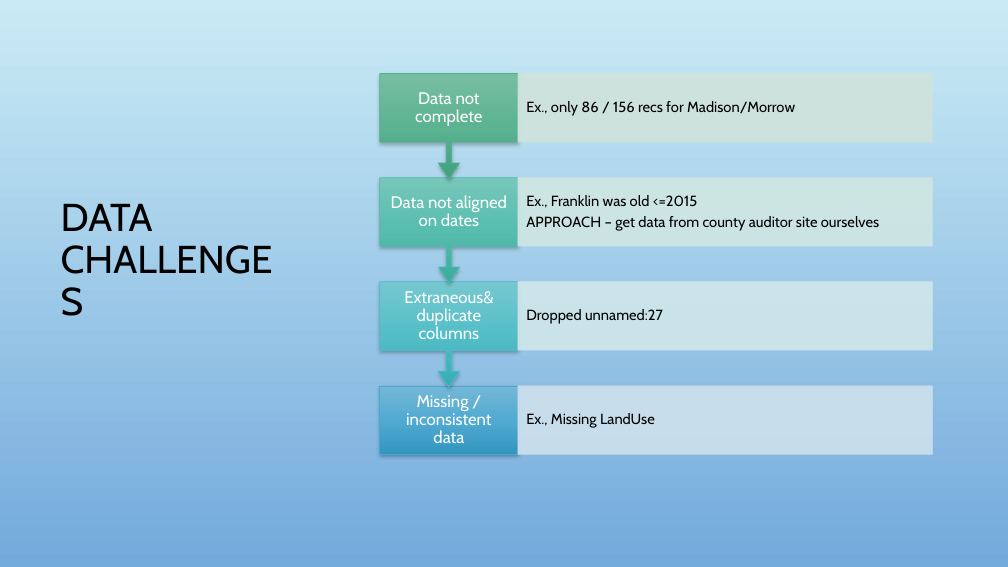
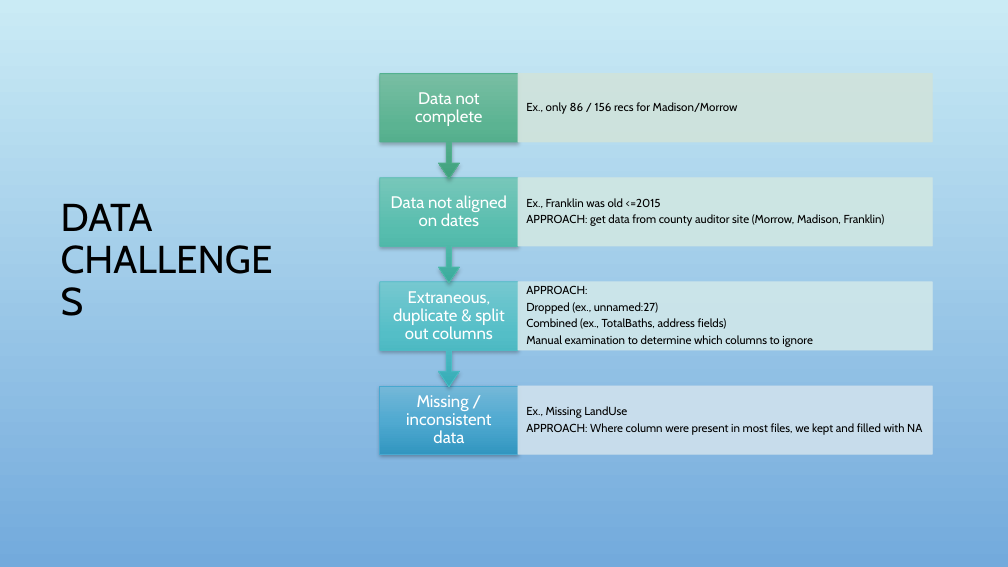
Before and after one commit to bloom4cats/Data-Analytics-2019-Group-4-v2, a slide deck: slide 6 of docs/Team 4 Lab 1.pptx (slide 7 before the commit). Drawn at 1008x567 pixels with LibreOffice and Linux fonts; fonts in the diff are those of the drawing; background and template pictures are left out. Boxes give left, top, right and bottom in pixels: in the first picture for what was removed or moved away, otherwise in the second. Text is boxed around its words. In the diff, an @@ line names an element or a change of style, - is before the commit and + after.

Commit message:
last ppt update

```diff
--- a/docs/Team 4 Lab 1.pptx
+++ b/docs/Team 4 Lab 1.pptx
@@ text "Ex., only 86 / 156 ..." at (526, 102, 738, 114): size 14 to 11 pt; less space between paragraphs @@
@@ text at (526, 198, 661, 208): size 14 to 11 pt in "Ex., Franklin was old <=2015"; less space between paragraphs @@
@@ text at (526, 214, 885, 226): text changed; size 14 to 11 pt @@
-APPROACH – get data from county auditor site ourselves
+APPROACH: get data from county auditor site (Morrow, Madison, Franklin)
@@ text at (393, 291, 504, 339): text changed @@
-Extraneous& duplicate columns
+Extraneous, duplicate & split out columns
@@ text at (526, 285, 813, 347): text changed; size 14 to 11 pt @@
-Dropped unnamed:27
+APPROACH:
+Dropped (ex., unnamed:27)
+Combined (ex., TotalBaths, address fields)
+Manual examination to determine which columns to ignore
@@ text at (526, 406, 627, 418): size 14 to 11 pt in "Ex., Missing LandUse"; less space between paragraphs @@
@@ text at (526, 423, 922, 435): paragraph added @@
+APPROACH: Where column were present in most files, we kept and filled with NA
```
Also in this commit, not shown: 5 other slides changed, 4 slides added, 3 slides removed.
